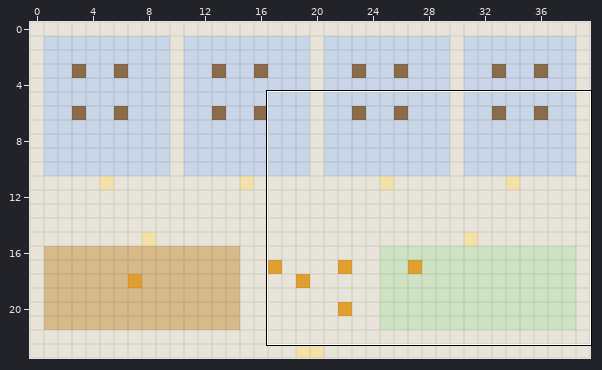
One commit to this Tiled map (JSON): company/office.tmj. The first picture is a wide view before the edit; the outline marks the close-up.
Close-up. As it was:
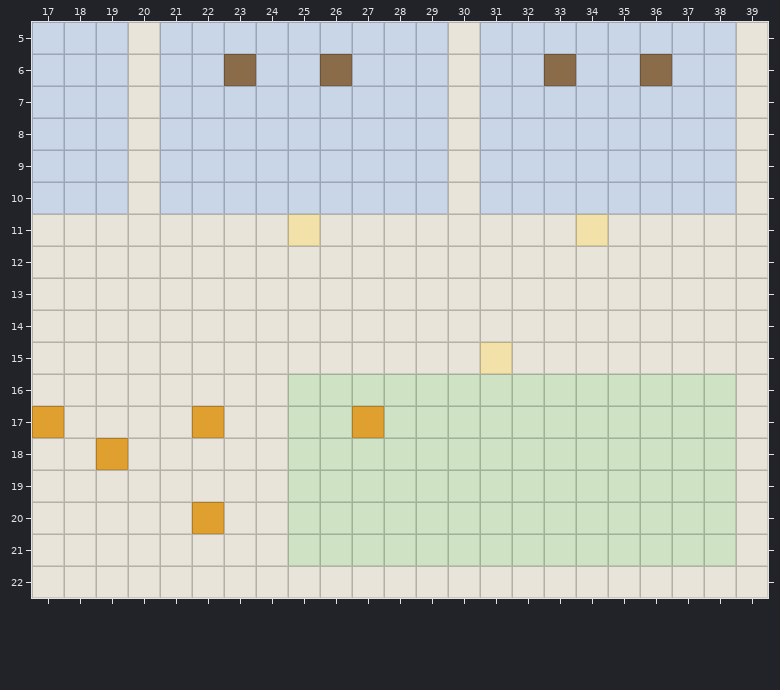
Cells are 32x32 px. Shown: x 17..39, y 5..22. The commit also changed other parts of the map, which this record leaves out.
The result:
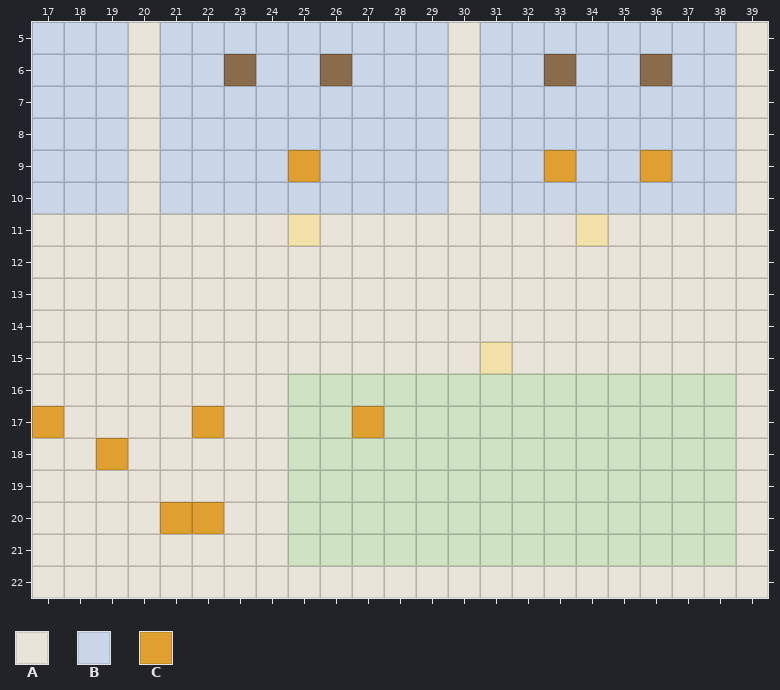
Key: from "office": A 0, B 2, C 7.
_ is an empty cell, . an unchanged one.
Edits made:
--- layer "floor"
@@ x 25..36 @@
- 9 B.......B..B
+ 9 C.......C..C
@@ x 21..21 @@
-20 A
+20 C
